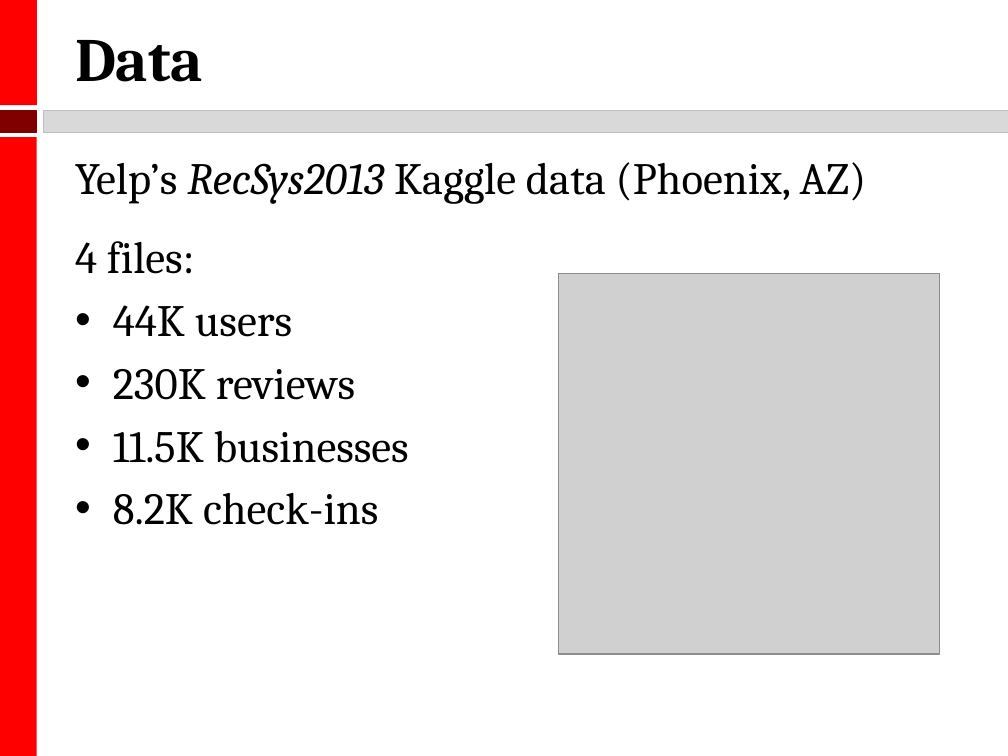
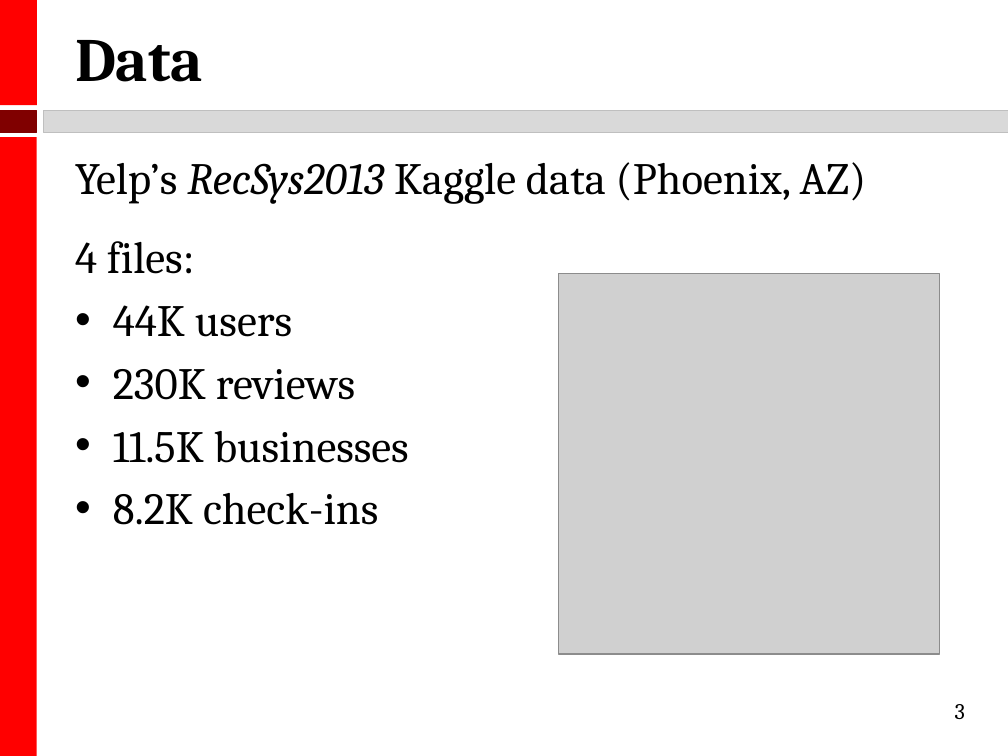
Before and after one commit to kmhoo/AdvancedMLProject, a slide deck: slide 3 of advML_final_presentation.pptx. Drawn at 1008x756 pixels with LibreOffice and Linux fonts; fonts in the diff are those of the drawing; grey boxes stand for pictures. Boxes give left, top, right and bottom in pixels: in the first picture for what was removed or moved away, otherwise in the second. Text is boxed around its words. In the diff, an @@ line names an element or a change of style, - is before the commit and + after.

```diff
--- a/advML_final_presentation.pptx
+++ b/advML_final_presentation.pptx
@@ page number added at box(955, 704, 965, 719), 16 pt, text #000000 @@
+3
```
Also in this commit, not shown: 3 other slides changed.
